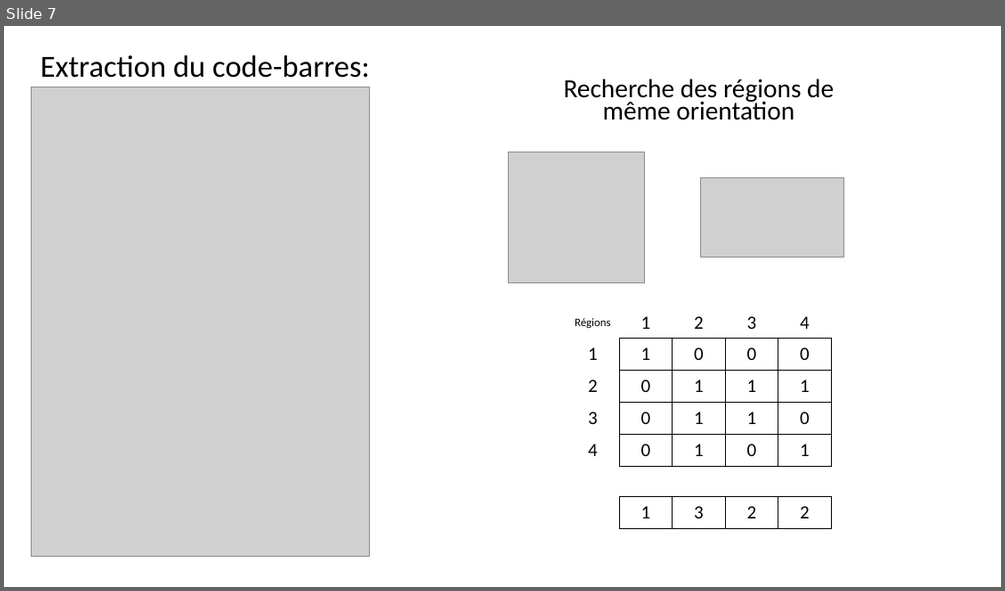
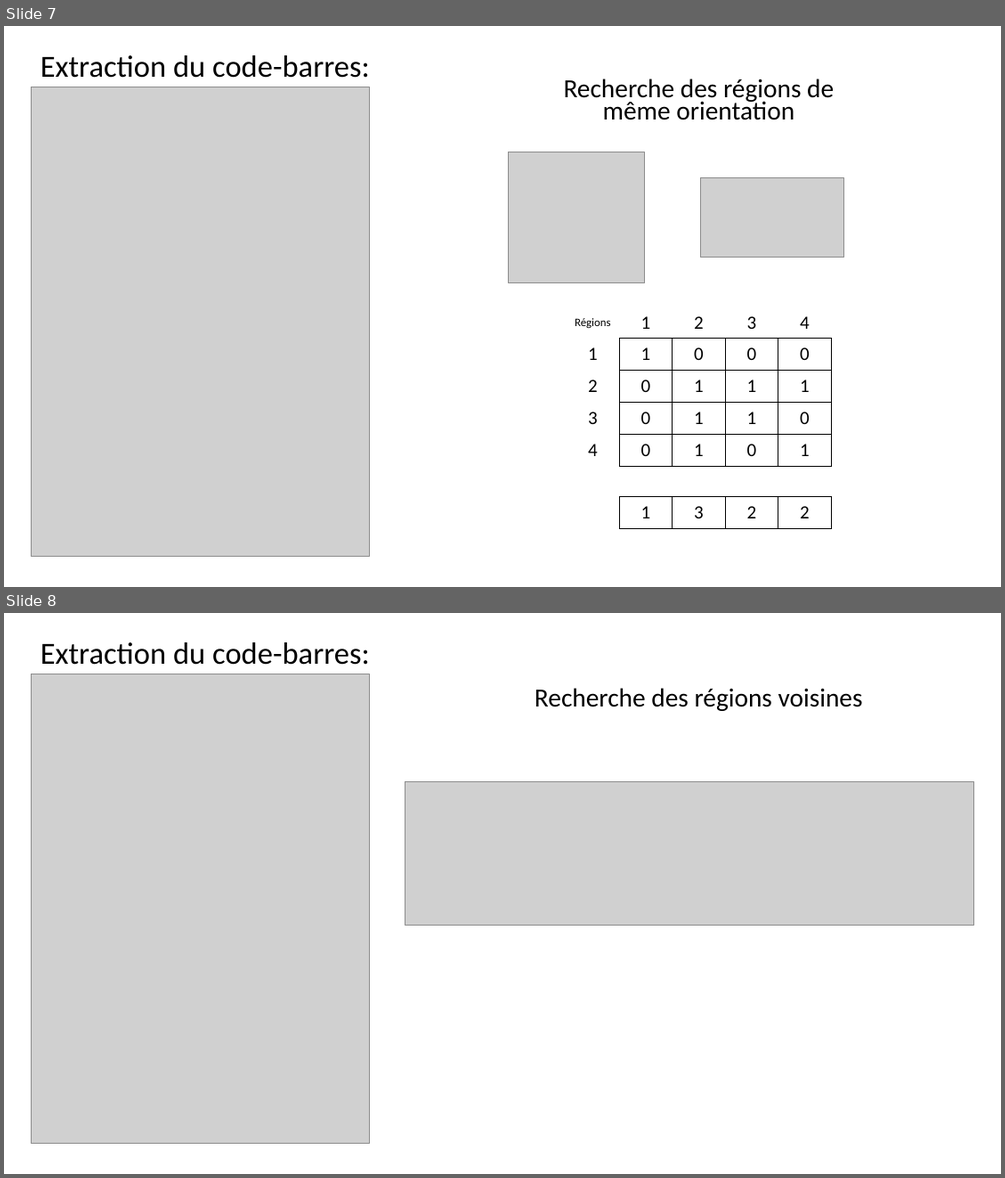
Before and after one commit to gmetras2001/EAN13-Barcode-Reader, a slide deck: Notre rapport/diapo code-barres.pptx. Shown one above the other, each under a label of ours: slide 7 before the commit, slides 7 and 8 after it. The pictures are 1005x591 and 1005x1178 pixels, drawn with LibreOffice and Linux fonts; fonts in the diff are those of the drawing; grey boxes stand for pictures. Boxes give left, top, right and bottom in pixels: in the first picture for what was removed or moved away, otherwise in the second. Text is boxed around its words. In the diff, an @@ line names an element or a change of style, - is before the commit and + after.

```diff
--- a/Notre rapport/diapo code-barres.pptx
+++ b/Notre rapport/diapo code-barres.pptx
@@ slide 8 added at [4,613,1001,1174], background #FFFFFF @@
@@ subtitle added at [40,642,370,665], 29.6 pt, text #000000 @@
+Extraction du code-barres:
@@ picture added at [32,674,369,1143] @@
@@ text added at [534,688,863,711], 25.2 pt, text #000000 @@
+Recherche des régions voisines
@@ picture added at [404,782,973,925] @@
```
Also in this commit, not shown: 2 other slides added.
